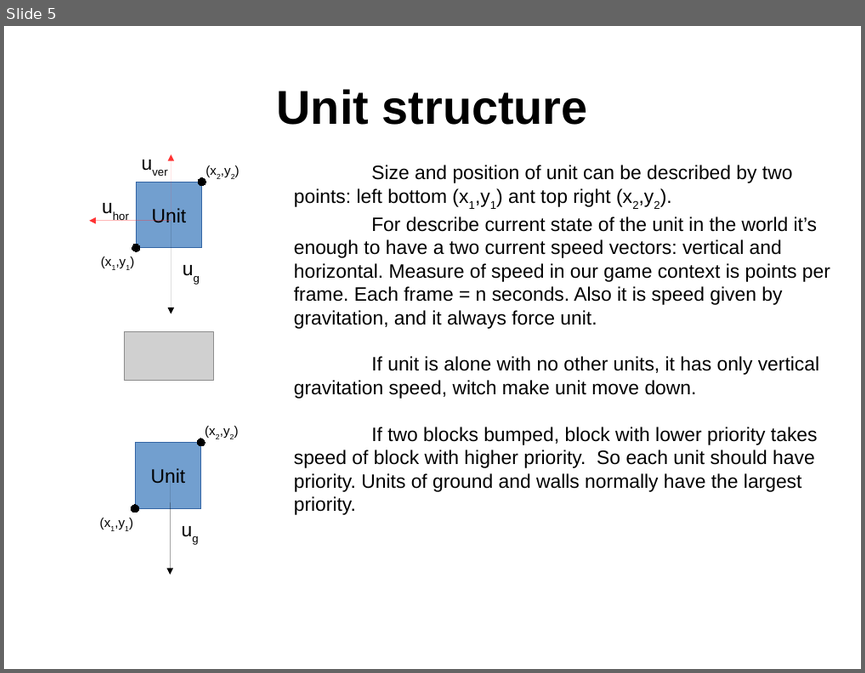
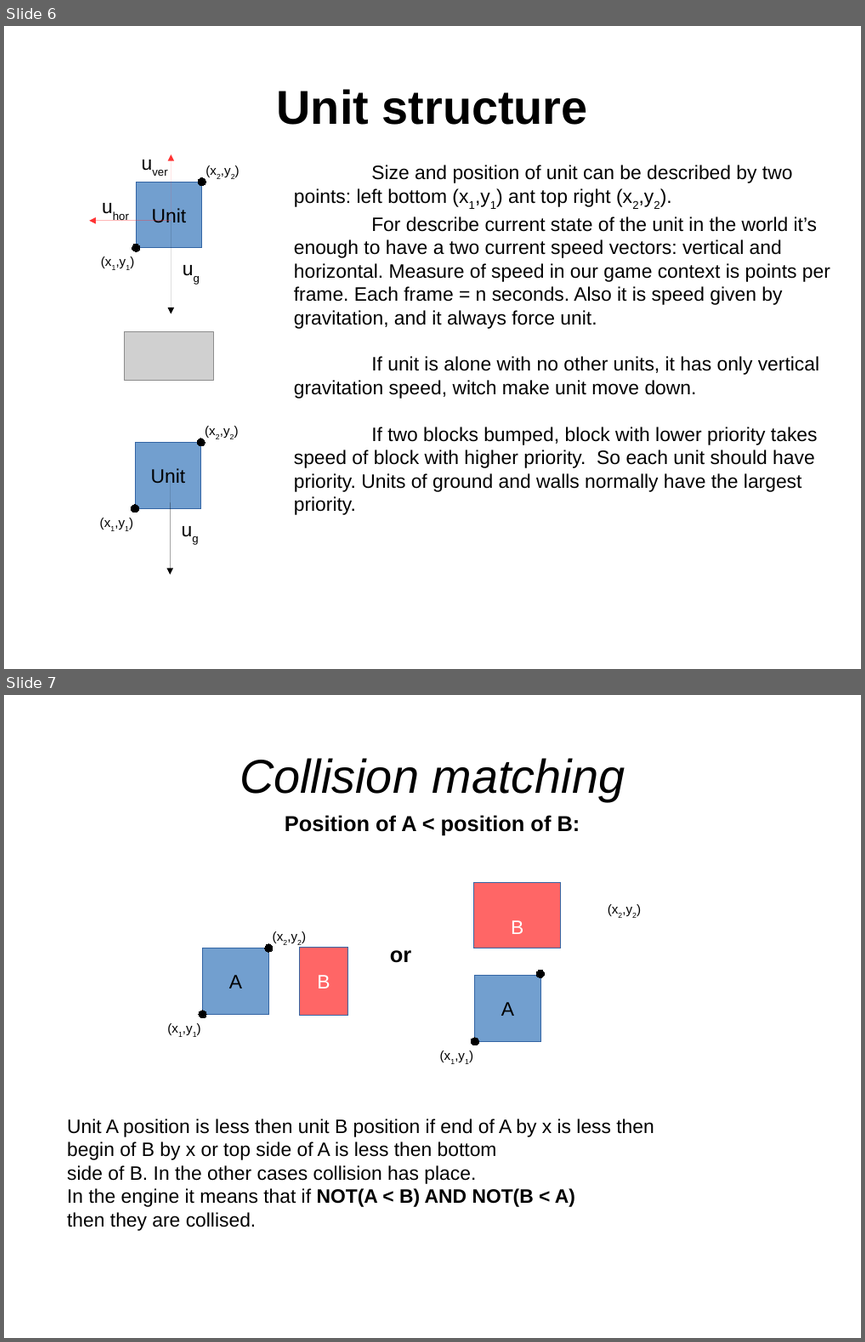
Before and after one commit to Shadasviar/mario, a slide deck: Documentation/Introduction.odp. Shown one above the other, each under a label of ours: slide 5 before the commit, slides 6 and 7 after it. The pictures are 865x673 and 865x1342 pixels, drawn with LibreOffice and Linux fonts; fonts in the diff are those of the drawing; grey boxes stand for pictures. Boxes give left, top, right and bottom in pixels: in the first picture for what was removed or moved away, otherwise in the second. Text is boxed around its words. In the diff, an @@ line names an element or a change of style, - is before the commit and + after.

```diff
--- a/Documentation/Introduction.odp
+++ b/Documentation/Introduction.odp
@@ slide 7 added at (x1=4, y1=695, x2=861, y2=1338), background #FFFFFF @@
@@ title added at (x1=239, y1=758, x2=625, y2=801), 44 pt, text #000000, italic @@
+Collision matching
@@ text added at (x1=284, y1=815, x2=580, y2=835), 20 pt, text #000000, bold @@
+Position of A < position of B:
@@ rectangle added at (x1=474, y1=882, x2=561, y2=947), fill #FF6666, outline #3465A4 0 pt, 18 pt, text #FFFFFF @@
+B
@@ text added at (x1=600, y1=897, x2=667, y2=923), 12 pt, text #000000 @@
+(x2,y2)
@@ rectangle added at (x1=202, y1=947, x2=268, y2=1014), fill #729FCF, outline #3465A4 0 pt, 18 pt, text #000000 @@
+A
@@ ellipse added at (x1=264, y1=944, x2=273, y2=952), fill #000000, outline #000000 0 pt @@
@@ text added at (x1=264, y1=925, x2=313, y2=950), 12 pt, text #000000 @@
+(x2,y2)
@@ rectangle added at (x1=300, y1=947, x2=347, y2=1015), fill #FF6666, outline #3465A4 0 pt, 18 pt, text #FFFFFF @@
+B
@@ text added at (x1=390, y1=950, x2=411, y2=963), 20 pt, text #000000, bold @@
+or
@@ rectangle added at (x1=475, y1=975, x2=541, y2=1041), fill #729FCF, outline #3465A4 0 pt, 18 pt, text #000000 @@
+A
@@ ellipse added at (x1=537, y1=970, x2=545, y2=977), fill #000000, outline #000000 0 pt @@
@@ text added at (x1=160, y1=1016, x2=209, y2=1042), 12 pt, text #000000 @@
+(x1,y1)
@@ ellipse added at (x1=199, y1=1009, x2=206, y2=1018), fill #000000, outline #000000 0 pt @@
@@ text added at (x1=432, y1=1043, x2=482, y2=1069), 12 pt, text #000000 @@
+(x1,y1)
@@ ellipse added at (x1=472, y1=1037, x2=479, y2=1045), fill #000000, outline #000000 0 pt @@
@@ text added at (x1=67, y1=1118, x2=653, y2=1231), 18 pt, text #000000 @@
+Unit A position is less then unit B position if end of A by x is less then
+begin of B by x or top side of A is less then bottom
+side of B. In the other cases collision has place.
+In the engine it means that if NOT(A < B) AND NOT(B < A)
+then they are collised.
@@ what was slide 5 is now slide 6 @@
```
Also in this commit, not shown: 2 other slides added, 2 slides removed, 1 other file.
